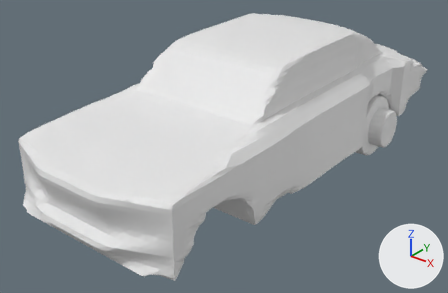
One commit to the Blender file BlenderModels/Vehicle/CadillacCarSolo.blend: the scene before it, then after it.
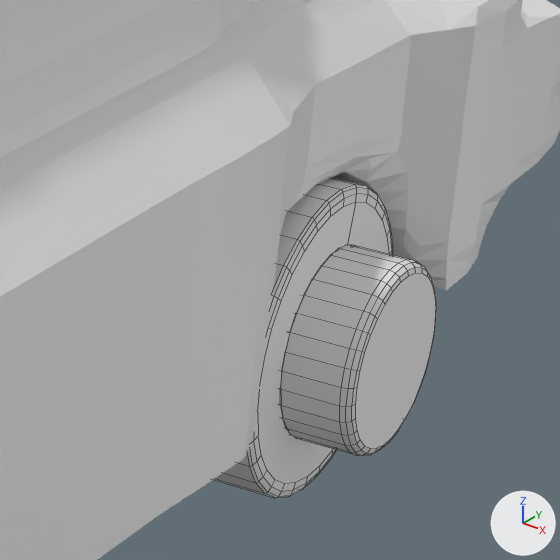
The first picture shows the older version from a camera (50 mm lens) standing at (3.356, -4.531, 3.086) and looking at (-0.113, -0.195, 0.397). The close-ups show the older and then the newer version on the part from 70% to 94% of the width and 21% to 57% of the height of that picture. Only the edits that show in the close-ups are written down. The axes (+X, +Y, +Z) are drawn at lower right. The lights are the same throughout. The close-ups show mesh edges as thin lines.
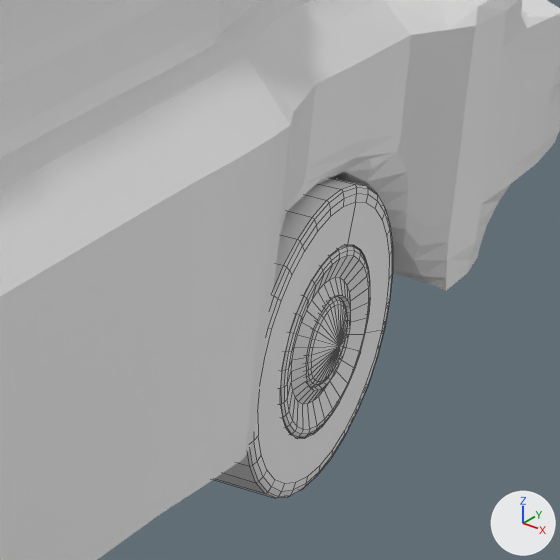
What differs and where, as boxes [x1, y1, x2, y2] in the close-ups (560 x 560 px):
'Cylinder.004', hidden: before [280, 245, 436, 456]
'Cylinder.001', reshaped: [213, 177, 393, 498] in both
'Cylinder.005', unchanged, uncovered by the edit: after [280, 245, 370, 438]

The change, as a list of edits to the scene's bpy script:
```text
Change ob_cylinder_004:
    add ob_cylinder_004.hide_set(True)
```
